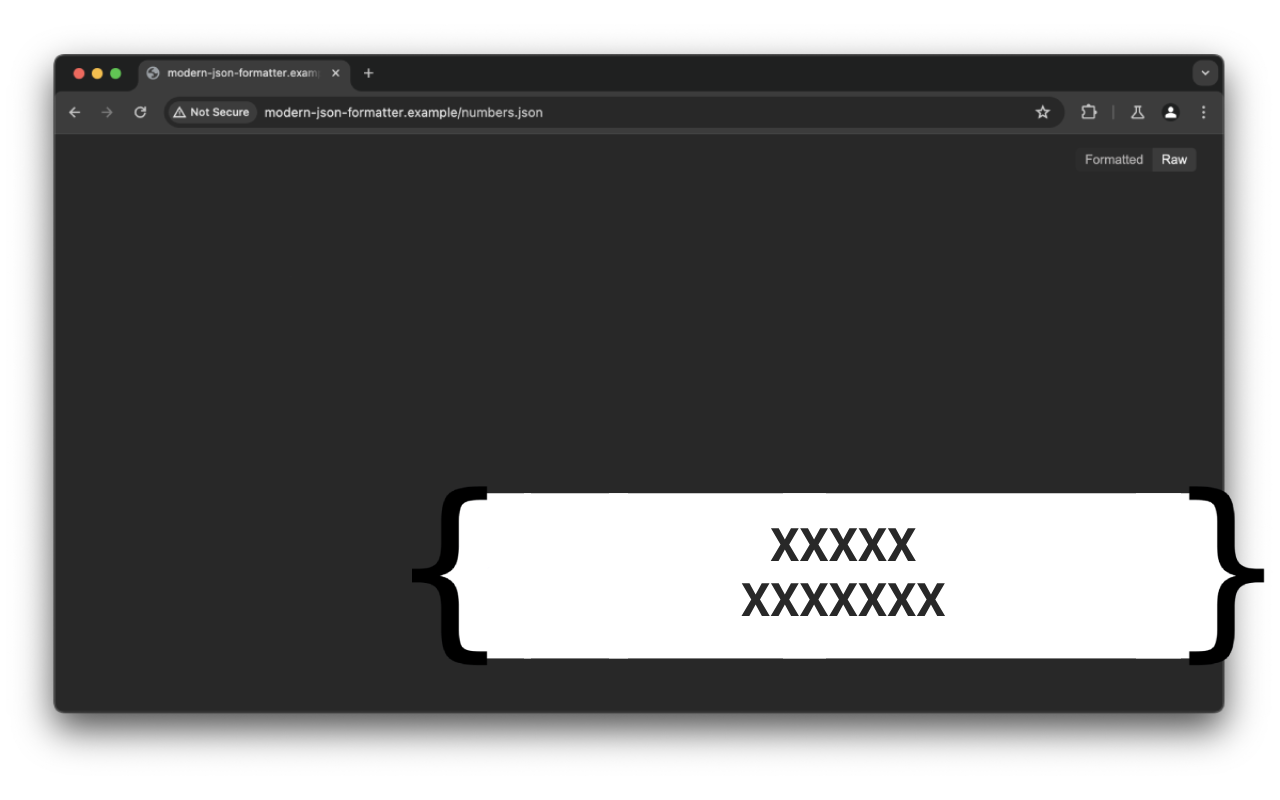
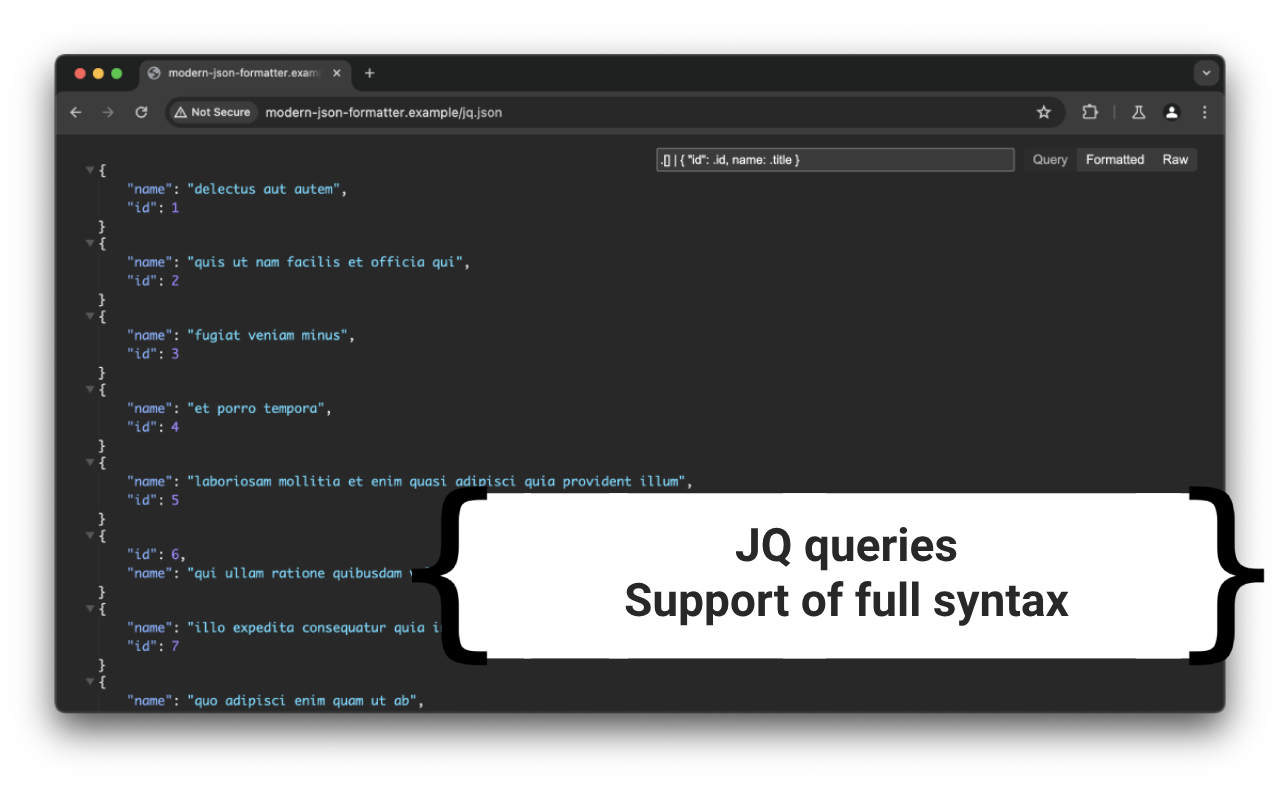
Layer changes from the first 1280×800 image to the second:
renamed "XXXXX XXXXXXX" to "JQ queries Support of full synta", painted on it over <box>625,527,1069,626</box>
painted on "Screenshot 2024-05-25 at 12.40.38" over <box>28,54,1253,734</box>
